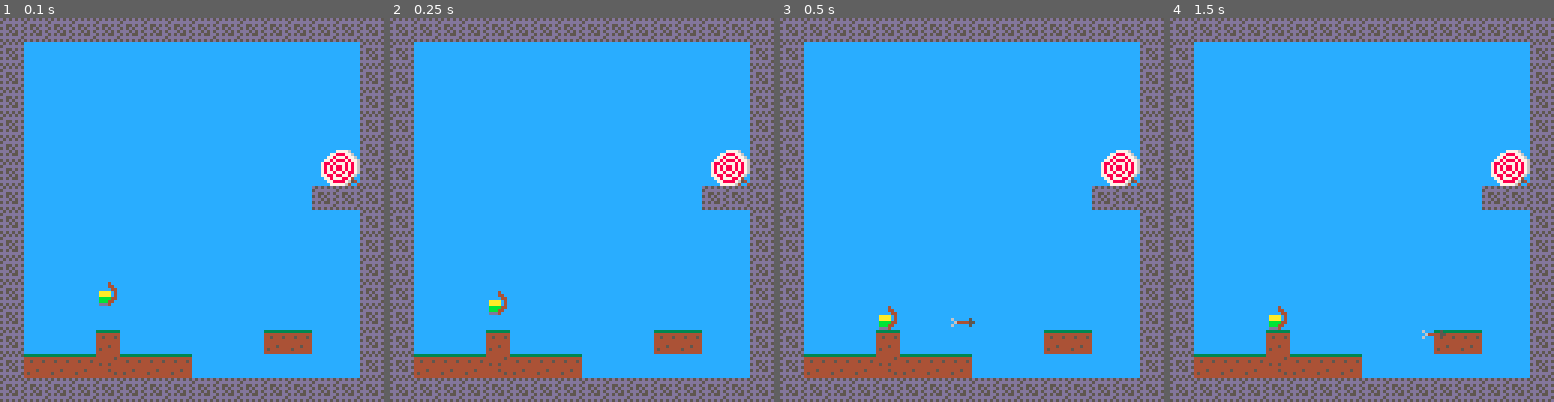
Above: before the commit, frames 1-4 (left to right).
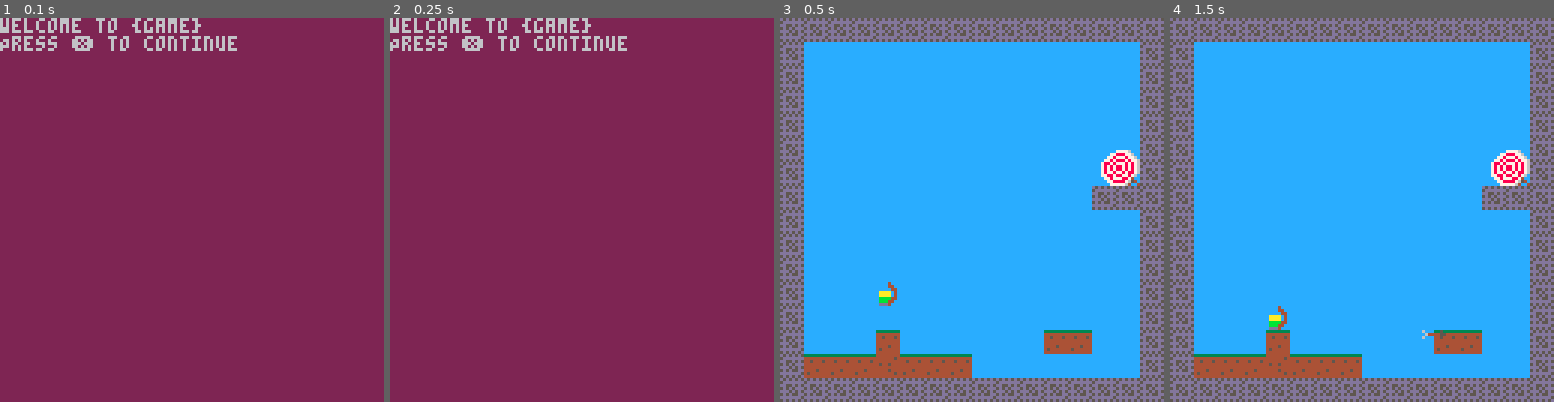
Above: after the commit, the same moments.

Repository: tupini07/games
Game: PICO-8 cartridge platformer/platformer.p8
Same seed, same stepped clock (60 frames per second), same inputs: the game is played once before the commit and once after it.
Inputs:
- Up to frame 1 (0.1 s): no input
- Up to frame 2 (0.25 s): no input
- Up to frame 3 (0.5 s): tap X (X key) at 0.33 s
- Up to frame 4 (1.5 s): tap O (Z key) at 0.7 s; tap X (X key) at 1.07 s

The runs differ from the first frame. In frame 1, 100% of the frame differs, in the area x 0-100%, y 0-100%; in frame 2, 100%; in frame 3, 0.4%; in frame 4, nothing differs.

Commit message:
basic game state management

Diff:
--- a/platformer/main.lua
+++ b/platformer/main.lua
@@ -1,28 +1,18 @@
 -- Marksman
 -- by Dadum
-local map = require("src/map")
-local camera_utils = require("src/camera")
 
-local player = require("entities/player")
-local arrow = require("entities/arrow")
-local bullseye = require("entities/bullseye")
-
+local save_manager = require("utils/save_manager")
+local state_manager = require("states/state_manager")
 
 function _init()
-    player.init()
-    map.replace_entities()
-    camera_utils.focus_section(0, 0) -- need to move this to a level manager
+    save_manager.init()
+    state_manager.init()
 end
 
 function _update()
-    player.update()
-    arrow.update_all()
+    state_manager.update()
 end
 
 function _draw()
-    cls(12)
-    map.draw()
-    player.draw()
-    bullseye.draw()
-    arrow.draw_all()
+    state_manager.draw()
 end
--- a/platformer/platformer.p8
+++ b/platformer/platformer.p8
@@ -2,6 +2,83 @@
 version 33
 __lua__
 package={loaded={},_c={}}
+package._c["utils/save_manager"]=function()
+return {
+    init = function ()
+        cartdata("dadum_marksman")
+    end
+}
+end
+package._c["states/state_manager"]=function()
+local game_state = require("states/game_state")
+local intro_state = require("states/intro_state")
+
+GAME_STATE = {}
+GAME_STATES_ENUM = {intro_state = 1, gameplay_state = 2}
+
+function SWITCH_GAME_STATE(new_state)
+    if new_state ~= GAME_STATE.current_state then
+        GAME_STATE.current_state = new_state
+        if new_state == GAME_STATES_ENUM.intro_state then
+            intro_state.init()
+        elseif new_state == GAME_STATES_ENUM.gameplay_state then
+            game_state.init()
+        end
+    end
+end
+
+local function act_for_current_state(act_map)
+    local act_to_perform = act_map[GAME_STATE.current_state]
+    act_to_perform()
+end
+
+return {
+    GAME_STATES_ENUM = GAME_STATES_ENUM,
+    SWITCH_GAME_STATE = SWITCH_GAME_STATE,
+    init = function() SWITCH_GAME_STATE(GAME_STATES_ENUM.intro_state) end,
+    update = function()
+        act_for_current_state({
+            [GAME_STATES_ENUM.intro_state] = intro_state.update,
+            [GAME_STATES_ENUM.gameplay_state] = game_state.update
+        })
+    end,
+    draw = function()
+        act_for_current_state({
+            [GAME_STATES_ENUM.intro_state] = intro_state.draw,
+            [GAME_STATES_ENUM.gameplay_state] = game_state.draw
+        })
+    end
+}
+end
+package._c["states/game_state"]=function()
+local map = require("src/map")
+local camera_utils = require("src/camera")
+
+local player = require("entities/player")
+local arrow = require("entities/arrow")
+local bullseye = require("entities/bullseye")
+
+local function init()
+    player.init()
+    map.replace_entities()
+    camera_utils.focus_section(0, 0) -- need to move this to a level manager
+end
+
+local function update()
+    player.update()
+    arrow.update_all()
+end
+
+local function draw()
+    cls(12)
+    map.draw()
+    player.draw()
+    bullseye.draw()
+    arrow.draw_all()
+end
+
+return {init = init, update = update, draw = draw}
+end
 package._c["src/map"]=function()
 local sprite_flags = {solid = 0, bullseye = 1}
 
@@ -500,6 +577,25 @@
     fire_arrow = fire_arrow
 }
 end
+package._c["states/intro_state"]=function()
+-- local state_manager = require("states/state_manager")
+local function init() end
+
+local function update()
+    if btnp(5) then
+        SWITCH_GAME_STATE(GAME_STATES_ENUM.gameplay_state)
+        -- state_manager.switch_state(state_manager.states.gameplay_state)
+    end
+end
+
+local function draw()
+    cls(2)
+    print("welcome to {game}")
+    print("Press ❎ to continue")
+end
+
+return {init = init, update = update, draw = draw}
+end
 function require(p)
 local l=package.loaded
 if (l[p]==nil) l[p]=package._c[p]()
@@ -508,31 +604,21 @@
 end
 -- Marksman
 -- by Dadum
-local map = require("src/map")
-local camera_utils = require("src/camera")
-
-local player = require("entities/player")
-local arrow = require("entities/arrow")
-local bullseye = require("entities/bullseye")
-
+
+local save_manager = require("utils/save_manager")
+local state_manager = require("states/state_manager")
 
 function _init()
-    player.init()
-    map.replace_entities()
-    camera_utils.focus_section(0, 0) -- need to move this to a level manager
+    save_manager.init()
+    state_manager.init()
 end
 
 function _update()
-    player.update()
-    arrow.update_all()
+    state_manager.update()
 end
 
 function _draw()
-    cls(12)
-    map.draw()
-    player.draw()
-    bullseye.draw()
-    arrow.draw_all()
+    state_manager.draw()
 end
 __gfx__
 00000000333333334444444400ccc000000000000000000000000000000000000000000000000000000000000000000000000000000000000000000000000000
--- /dev/null
+++ b/platformer/src/states/game_state.lua
@@ -0,0 +1,27 @@
+local map = require("src/map")
+local camera_utils = require("src/camera")
+
+local player = require("entities/player")
+local arrow = require("entities/arrow")
+local bullseye = require("entities/bullseye")
+
+local function init()
+    player.init()
+    map.replace_entities()
+    camera_utils.focus_section(0, 0) -- need to move this to a level manager
+end
+
+local function update()
+    player.update()
+    arrow.update_all()
+end
+
+local function draw()
+    cls(12)
+    map.draw()
+    player.draw()
+    bullseye.draw()
+    arrow.draw_all()
+end
+
+return {init = init, update = update, draw = draw}
--- /dev/null
+++ b/platformer/src/states/intro_state.lua
@@ -0,0 +1,17 @@
+-- local state_manager = require("states/state_manager")
+local function init() end
+
+local function update()
+    if btnp(5) then
+        SWITCH_GAME_STATE(GAME_STATES_ENUM.gameplay_state)
+        -- state_manager.switch_state(state_manager.states.gameplay_state)
+    end
+end
+
+local function draw()
+    cls(2)
+    print("welcome to {game}")
+    print("Press ❎ to continue")
+end
+
+return {init = init, update = update, draw = draw}
--- /dev/null
+++ b/platformer/src/states/state_manager.lua
@@ -0,0 +1,39 @@
+local game_state = require("states/game_state")
+local intro_state = require("states/intro_state")
+
+GAME_STATE = {}
+GAME_STATES_ENUM = {intro_state = 1, gameplay_state = 2}
+
+function SWITCH_GAME_STATE(new_state)
+    if new_state ~= GAME_STATE.current_state then
+        GAME_STATE.current_state = new_state
+        if new_state == GAME_STATES_ENUM.intro_state then
+            intro_state.init()
+        elseif new_state == GAME_STATES_ENUM.gameplay_state then
+            game_state.init()
+        end
+    end
+end
+
+local function act_for_current_state(act_map)
+    local act_to_perform = act_map[GAME_STATE.current_state]
+    act_to_perform()
+end
+
+return {
+    GAME_STATES_ENUM = GAME_STATES_ENUM,
+    SWITCH_GAME_STATE = SWITCH_GAME_STATE,
+    init = function() SWITCH_GAME_STATE(GAME_STATES_ENUM.intro_state) end,
+    update = function()
+        act_for_current_state({
+            [GAME_STATES_ENUM.intro_state] = intro_state.update,
+            [GAME_STATES_ENUM.gameplay_state] = game_state.update
+        })
+    end,
+    draw = function()
+        act_for_current_state({
+            [GAME_STATES_ENUM.intro_state] = intro_state.draw,
+            [GAME_STATES_ENUM.gameplay_state] = game_state.draw
+        })
+    end
+}
--- /dev/null
+++ b/platformer/src/utils/save_manager.lua
@@ -0,0 +1,5 @@
+return {
+    init = function ()
+        cartdata("dadum_marksman")
+    end
+}
